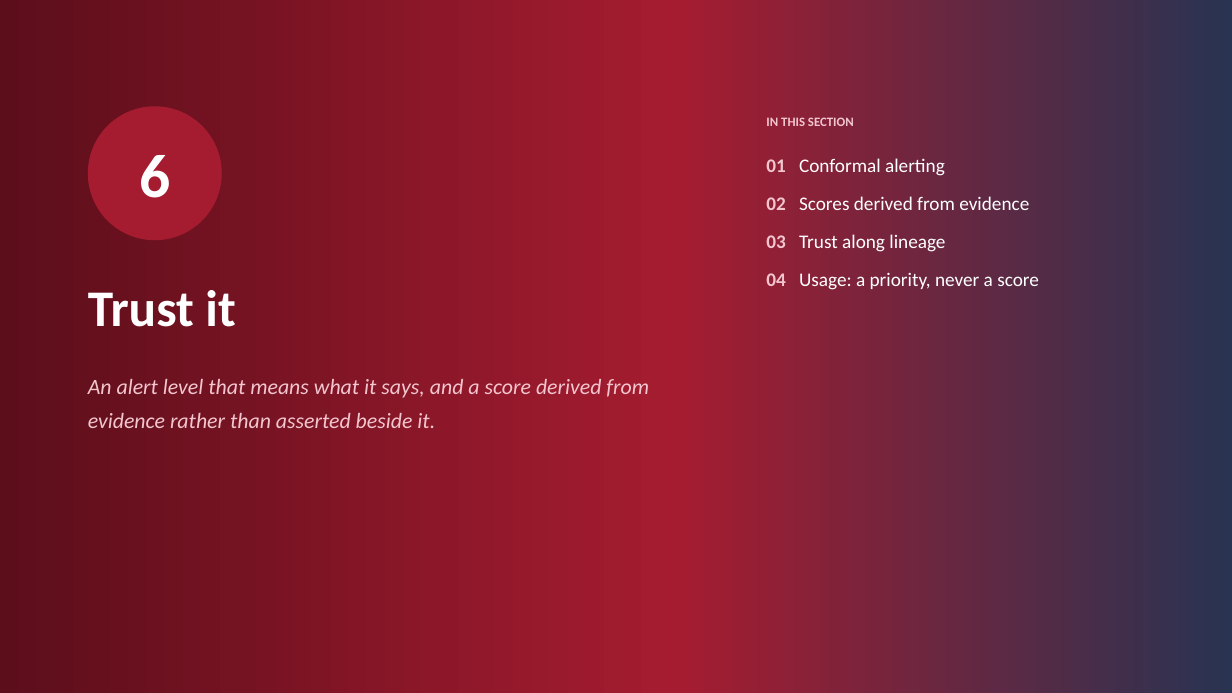
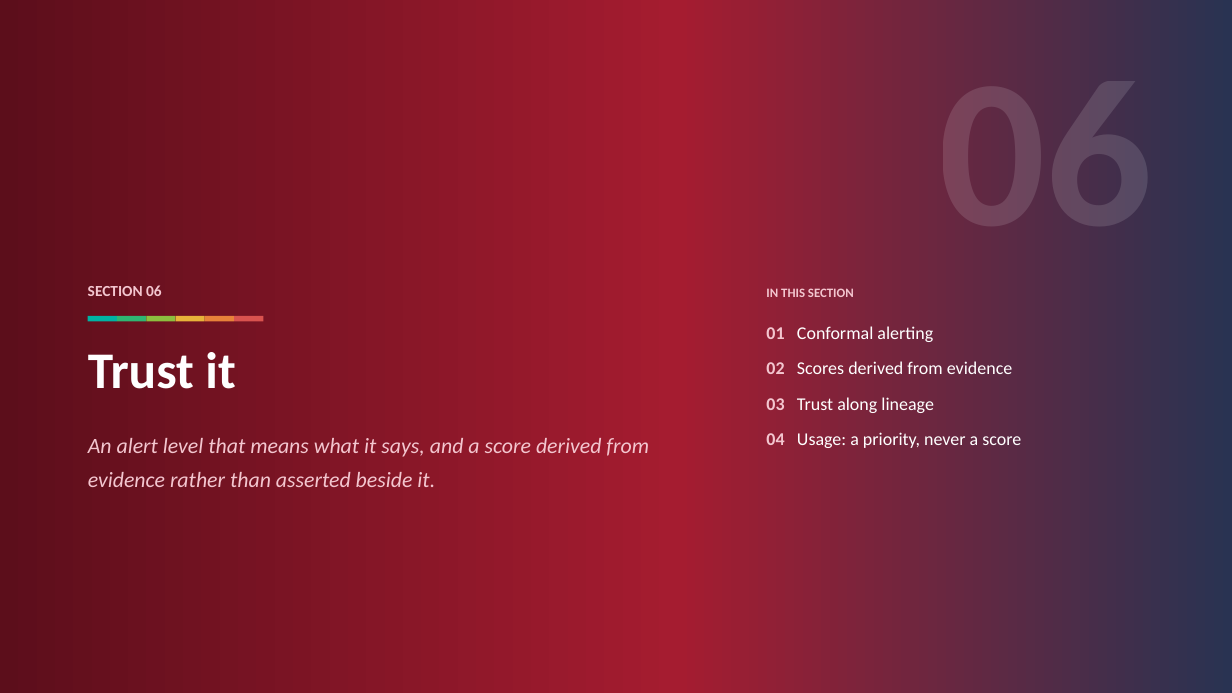
Before and after one commit to ajsinha/prama, a slide deck: slide 34 of docs/publications/deck/Prama-Evidence-First-Data-Quality.pptx. Drawn at 1232x693 pixels with LibreOffice and Linux fonts; fonts in the diff are those of the drawing. Boxes give left, top, right and bottom in pixels: in the first picture for what was removed or moved away, otherwise in the second. Text is boxed around its words. In the diff, an @@ line names an element or a change of style, - is before the commit and + after.

Commit message:
Deck dividers carry the chapter number as a watermark, after DishtaYantra's
Each section divider now sets its number (01 to 10) very large in the top
right, white at 13% opacity, so it reads tone-on-tone across the whole
crimson-to-indigo gradient where a fixed tint would vanish on one end and shout
on the other. It replaces the numbered circle; a short band of the prism's six
rays sits above the title, and the section's contents sit beneath the number.

The rendered audit now gives LibreOffice a profile of its own: with the shared
one, a conversion fails outright whenever any other LibreOffice is running, and
one did during this change.

```diff
--- a/docs/publications/deck/Prama-Evidence-First-Data-Quality.pptx
+++ b/docs/publications/deck/Prama-Evidence-First-Data-Quality.pptx
@@ ellipse removed at (x1=88, y1=106, x2=222, y2=240) @@
-6
@@ text added at (x1=88, y1=285, x2=162, y2=296), 12 pt, text #F3C6CF, bold @@
+SECTION 06
@@ text "IN THIS SECTION" moved from (x1=766, y1=117, x2=854, y2=126) to (x1=766, y1=288, x2=854, y2=297) @@
@@ rectangle added at (x1=88, y1=316, x2=117, y2=322), fill #00B3A4 @@
@@ rectangle added at (x1=117, y1=316, x2=147, y2=322), fill #2FB673 @@
@@ rectangle added at (x1=146, y1=316, x2=176, y2=322), fill #8CBF3F @@
@@ rectangle added at (x1=176, y1=316, x2=205, y2=322), fill #E8B33A @@
@@ rectangle added at (x1=205, y1=316, x2=235, y2=322), fill #E8823A @@
@@ rectangle added at (x1=234, y1=316, x2=263, y2=322), fill #D9534F @@
@@ text "01 Conformal alerting" moved from (x1=766, y1=158, x2=1039, y2=290) to (x1=766, y1=326, x2=1021, y2=448) @@
@@ text "01 Conformal alerting" at (x1=766, y1=326, x2=1021, y2=448): size 15 to 14 pt; less space between paragraphs @@
@@ text "Trust it" moved from (x1=88, y1=290, x2=235, y2=327) to (x1=88, y1=352, x2=235, y2=389) @@
@@ text "An alert level that means ..." moved from (x1=88, y1=379, x2=649, y2=428) to (x1=88, y1=438, x2=649, y2=487) @@
```
Also in this commit, not shown: 9 other slides changed, 3 other files.
